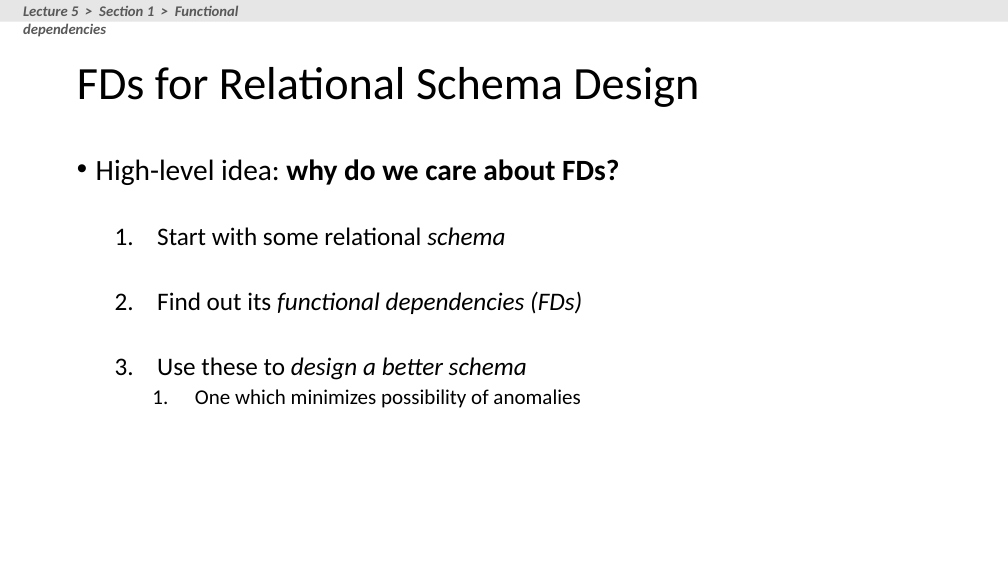
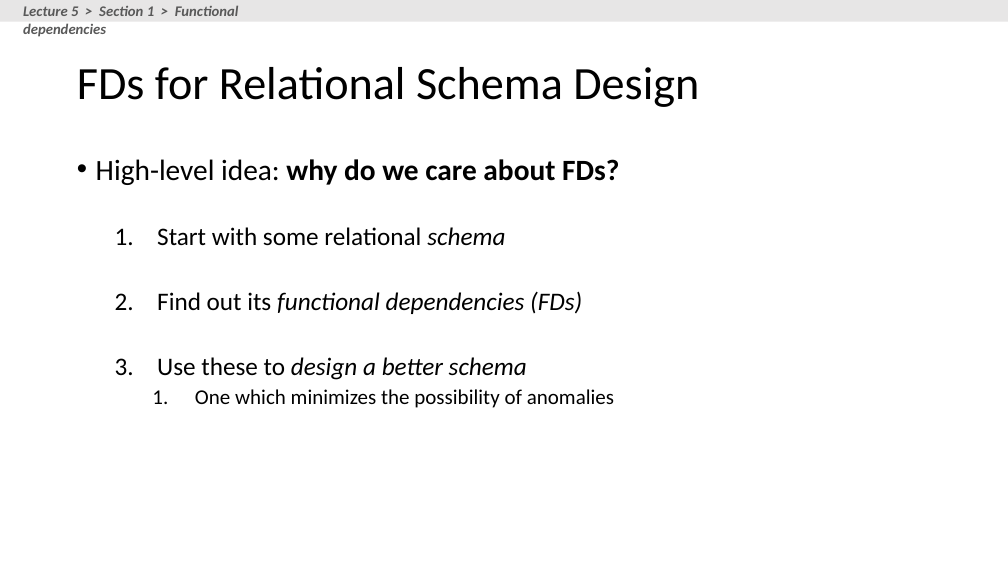
Before and after one commit to XIEQ/cs145-notebooks, a slide deck: slide 24 of lecture-5-7/Lecture_5_7_DB_Design.pptx (slide 21 before the commit). Drawn at 1008x567 pixels with LibreOffice and Linux fonts; fonts in the diff are those of the drawing. Boxes give left, top, right and bottom in pixels: in the first picture for what was removed or moved away, otherwise in the second. Text is boxed around its words. In the diff, an @@ line names an element or a change of style, - is before the commit and + after.

```diff
--- a/lecture-5-7/Lecture_5_7_DB_Design.pptx
+++ b/lecture-5-7/Lecture_5_7_DB_Design.pptx
@@ text at (195,389,614,408): text changed @@
-    1. One which minimizes possibility of anomalies
+    1. One which minimizes the possibility of anomalies
```
Also in this commit, not shown: 12 other slides changed, 4 slides added, 1 slide removed, 7 other files.
